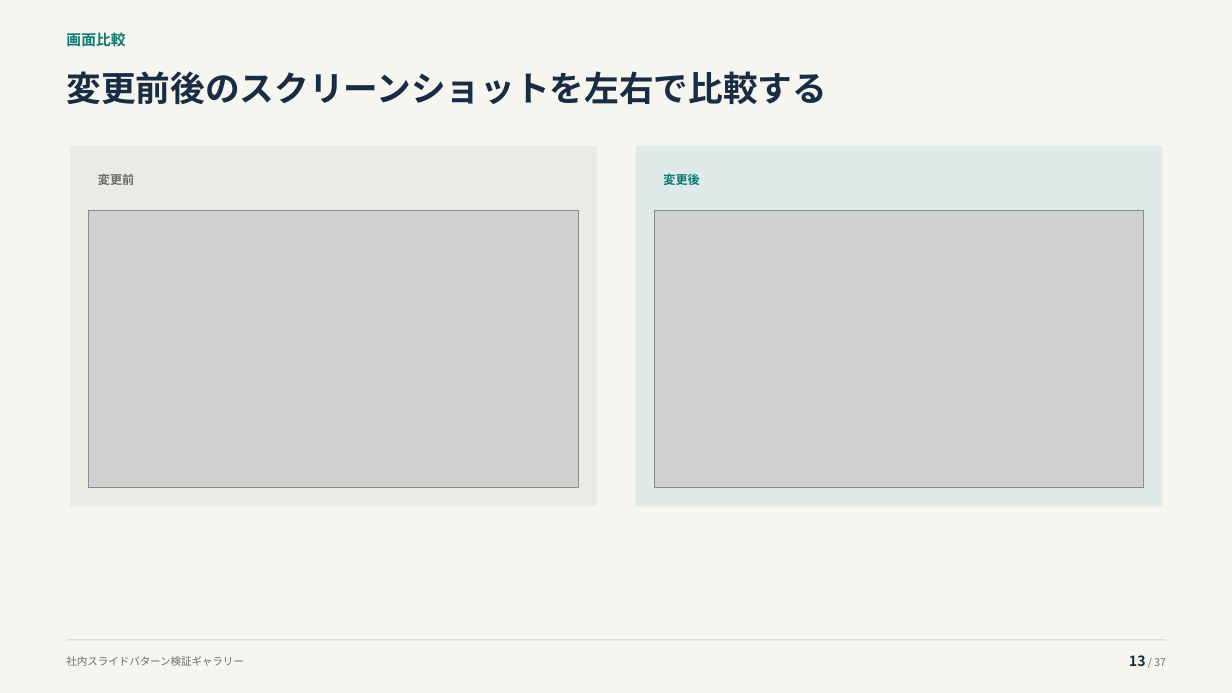
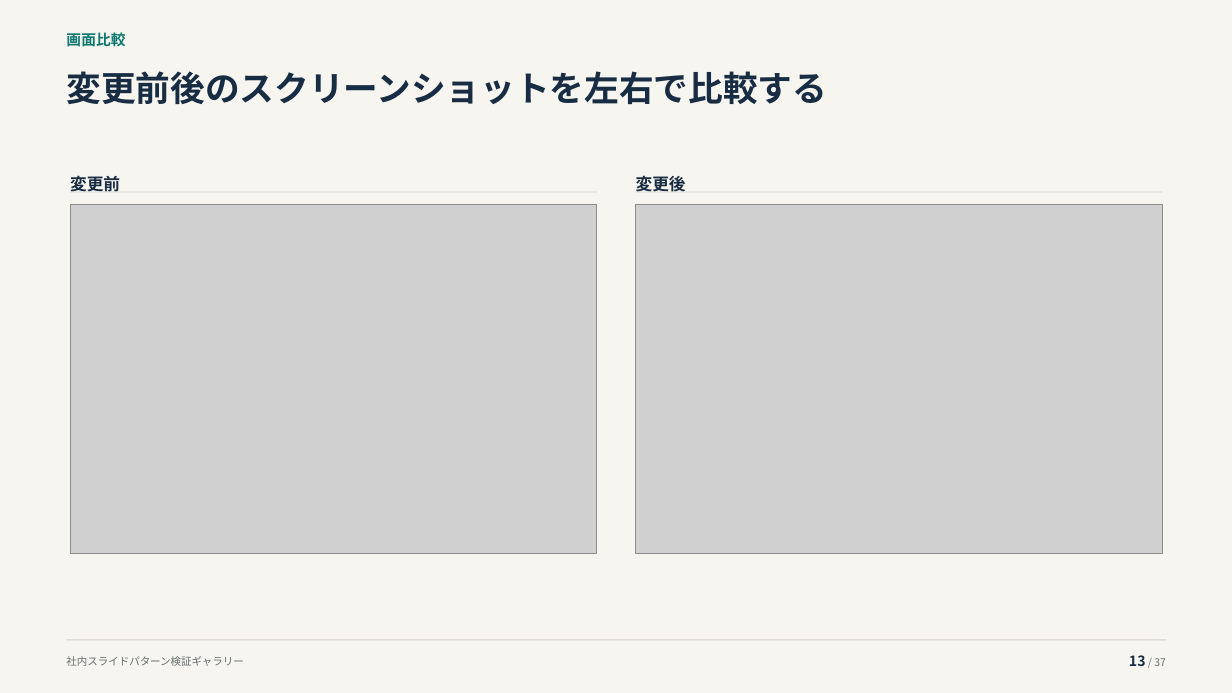
Before and after one commit to thinas1115/pptxdsl, a slide deck: slide 13 of examples/gallery/pattern_gallery.pptx. Drawn at 1232x693 pixels with LibreOffice and Linux fonts; fonts in the diff are those of the drawing; grey boxes stand for pictures. Boxes give left, top, right and bottom in pixels: in the first picture for what was removed or moved away, otherwise in the second. Text is boxed around its words. In the diff, an @@ line names an element or a change of style, - is before the commit and + after.

```diff
--- a/examples/gallery/pattern_gallery.pptx
+++ b/examples/gallery/pattern_gallery.pptx
@@ rectangle removed at (x1=70, y1=146, x2=597, y2=506) @@
@@ rectangle removed at (x1=636, y1=146, x2=1163, y2=506) @@
@@ text "変更前" moved from (x1=98, y1=174, x2=134, y2=185) to (x1=70, y1=176, x2=120, y2=192) @@
@@ text "変更前" at (x1=70, y1=176, x2=120, y2=192): size 9.5 to 13 pt, text colour #666E70 to #182C43 @@
@@ text "変更後" moved from (x1=663, y1=174, x2=699, y2=185) to (x1=636, y1=176, x2=686, y2=192) @@
@@ text "変更後" at (x1=636, y1=176, x2=686, y2=192): size 9.5 to 13 pt, text colour #0D7870 to #182C43 @@
@@ picture resized from (x1=89, y1=211, x2=579, y2=488) to (x1=70, y1=204, x2=597, y2=553) @@
@@ rectangle added at (x1=70, y1=191, x2=597, y2=192), fill #D1CFC8 @@
@@ picture resized from (x1=654, y1=211, x2=1144, y2=488) to (x1=636, y1=204, x2=1163, y2=553) @@
@@ rectangle added at (x1=636, y1=191, x2=1163, y2=192), fill #D1CFC8 @@
```
Also in this commit, not shown: 1 other slide changed, 9 other files.
